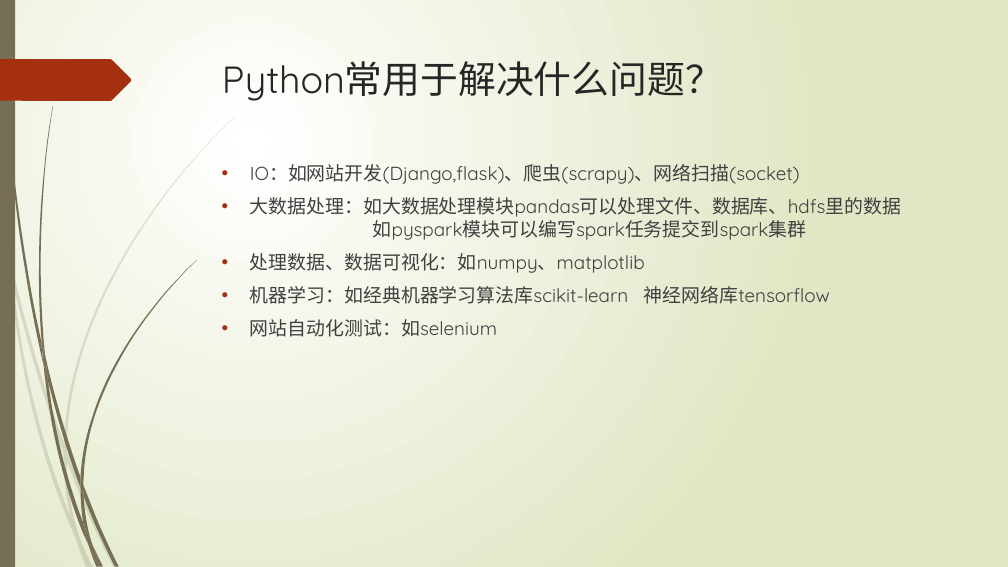
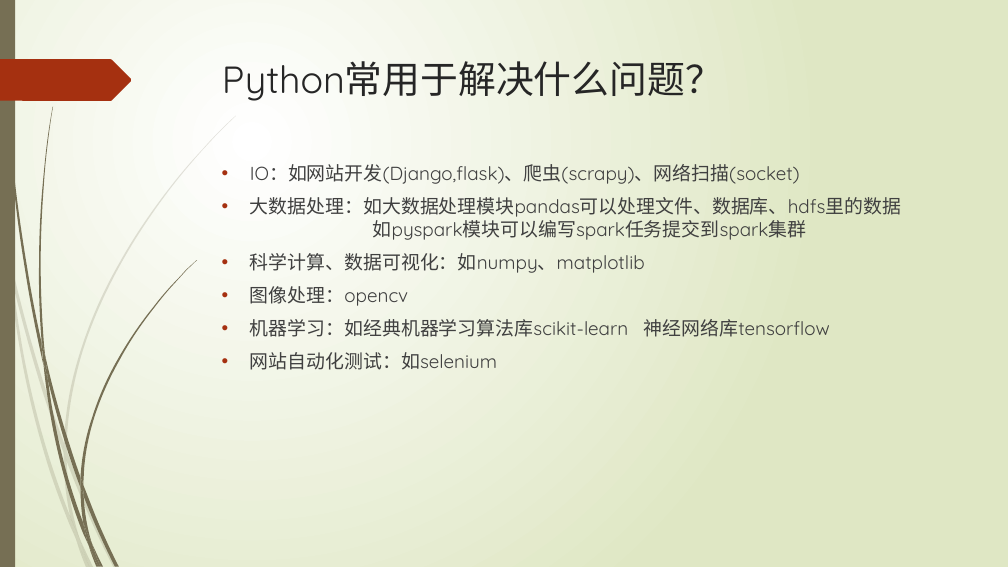
Before and after one commit to lspgithublxh/document, a slide deck: slide 3 of 编程语言/python/Python基础入门知识分享.pptx. Drawn at 1008x567 pixels with LibreOffice and Linux fonts; fonts in the diff are those of the drawing. Boxes give left, top, right and bottom in pixels: in the first picture for what was removed or moved away, otherwise in the second. Text is boxed around its words. In the diff, an @@ line names an element or a change of style, - is before the commit and + after.

```diff
--- a/编程语言/python/Python基础入门知识分享.pptx
+++ b/编程语言/python/Python基础入门知识分享.pptx
@@ text at box(250, 253, 645, 306): text changed @@
-• 处理数据、数据可视化：如numpy、matplotlib
+• 科学计算、数据可视化：如numpy、matplotlib
+• 图像处理：opencv
```
Also in this commit, not shown: 2 other slides changed, 1 slide added, 1 other file.
